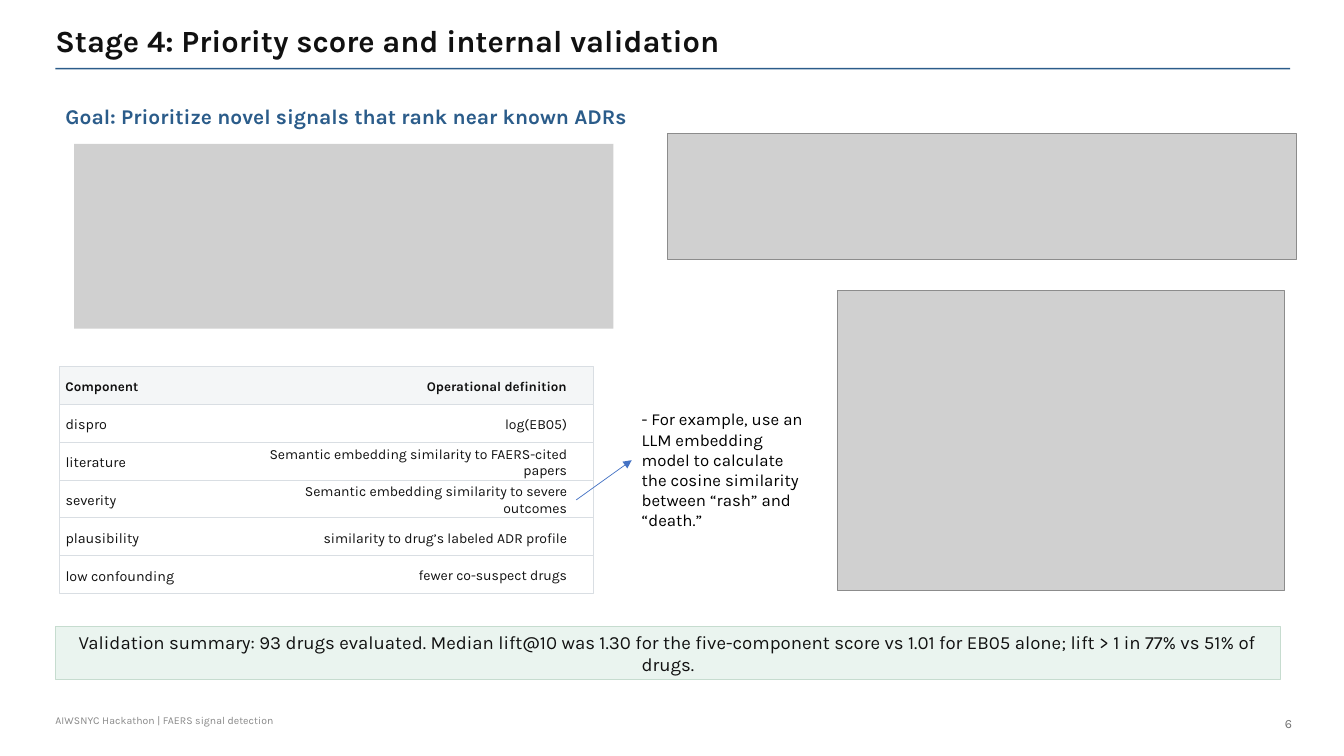
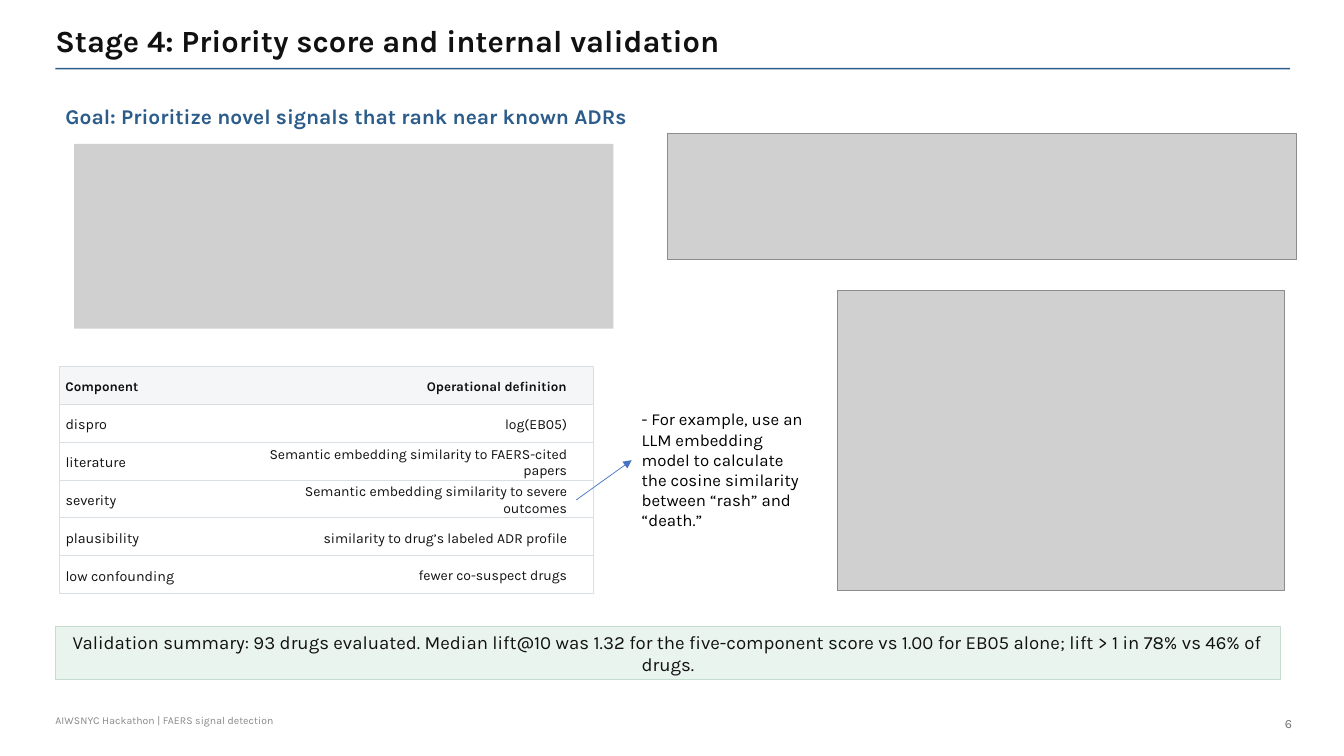
Before and after one commit to eunchong0204/The_2nd_AI_Workshop_Hackathon, a slide deck: slide 6 of The_2nd_AI_Workshop_Hackathon_Slides_Eunchong_Kang.pptx. Drawn at 1344x756 pixels with LibreOffice and Linux fonts; fonts in the diff are those of the drawing; grey boxes stand for pictures. Boxes give left, top, right and bottom in pixels: in the first picture for what was removed or moved away, otherwise in the second. Text is boxed around its words. In the diff, an @@ line names an element or a change of style, - is before the commit and + after.

```diff
--- a/The_2nd_AI_Workshop_Hackathon_Slides_Eunchong_Kang.pptx
+++ b/The_2nd_AI_Workshop_Hackathon_Slides_Eunchong_Kang.pptx
@@ text in rectangle at (x1=73, y1=636, x2=1261, y2=676): text changed @@
-Validation summary: 93 drugs evaluated. Median lift@10 was 1.30 for the five-component score vs 1.01 for EB05 alone; lift > 1 in 77% vs 51% of drugs.
+Validation summary: 93 drugs evaluated. Median lift@10 was 1.32 for the five-component score vs 1.00 for EB05 alone; lift > 1 in 78% vs 46% of drugs.
```
Also in this commit, not shown: 4 other slides changed, 1 other file.
